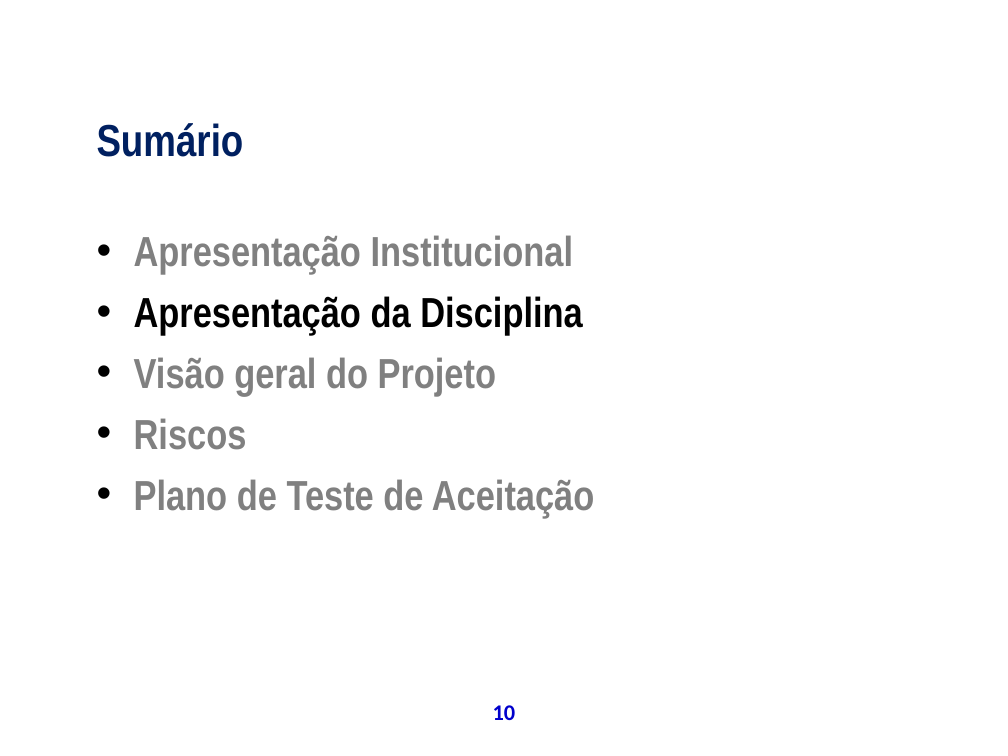
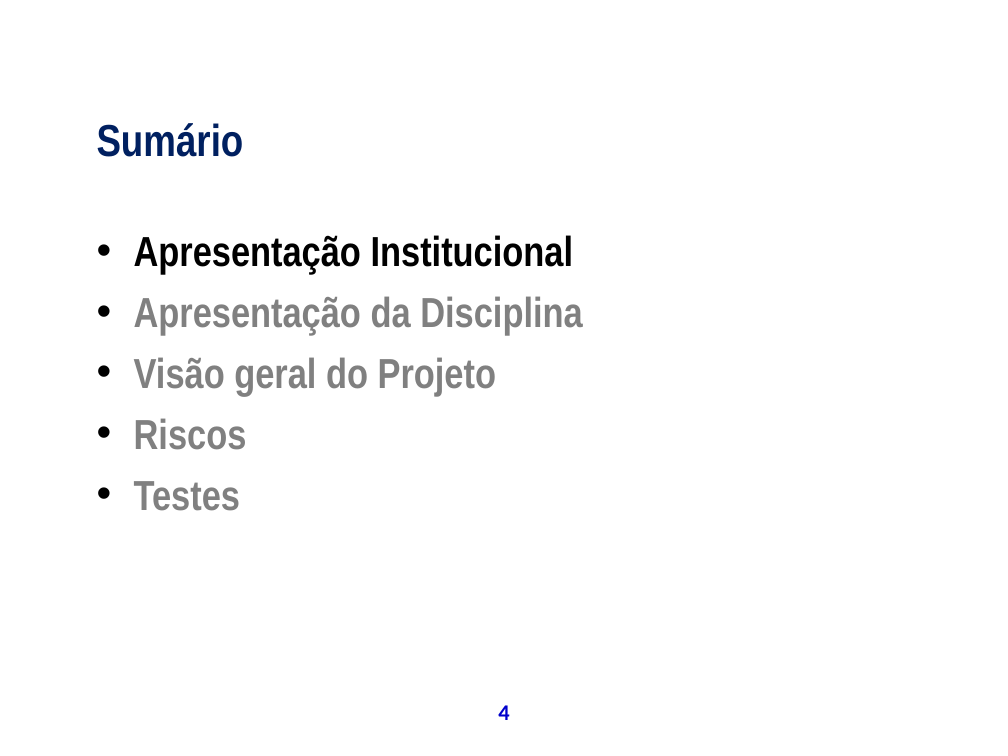
Before and after one commit to theoziran/sislodim, a slide deck: slide 4 of documentos/ProjetoPSA/Apresentação Final.ppt (slide 10 before the commit). Drawn at 1008x756 pixels with LibreOffice and Linux fonts; fonts in the diff are those of the drawing; background and template pictures are left out. Boxes give left, top, right and bottom in pixels: in the first picture for what was removed or moved away, otherwise in the second. Text is boxed around its words. In the diff, an @@ line names an element or a change of style, - is before the commit and + after.

```diff
--- a/documentos/ProjetoPSA/Apresentação Final.ppt
+++ b/documentos/ProjetoPSA/Apresentação Final.ppt
@@ text at [134,235,583,335]: text colour #808080 to #000000 in "Apresentação Institucional"; text colour #000000 to #808080 in "Apresentação da Disciplina" @@
@@ text at [134,481,240,511]: text changed @@
-• Plano de Teste de Aceitação
+• Testes
@@ page number at [498,705,509,720]: text changed @@
-10
+4
```
Also in this commit, not shown: 20 other slides changed, 12 slides added, 2 slides removed.
